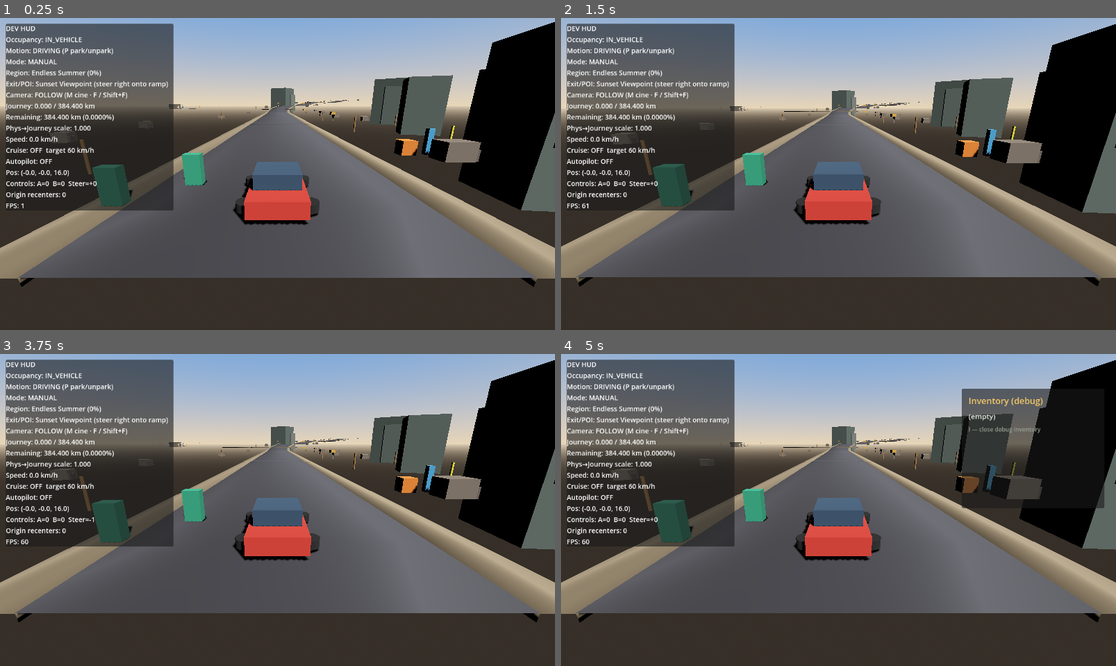
Above: before the commit, frames 1-4 (two rows, left to right).
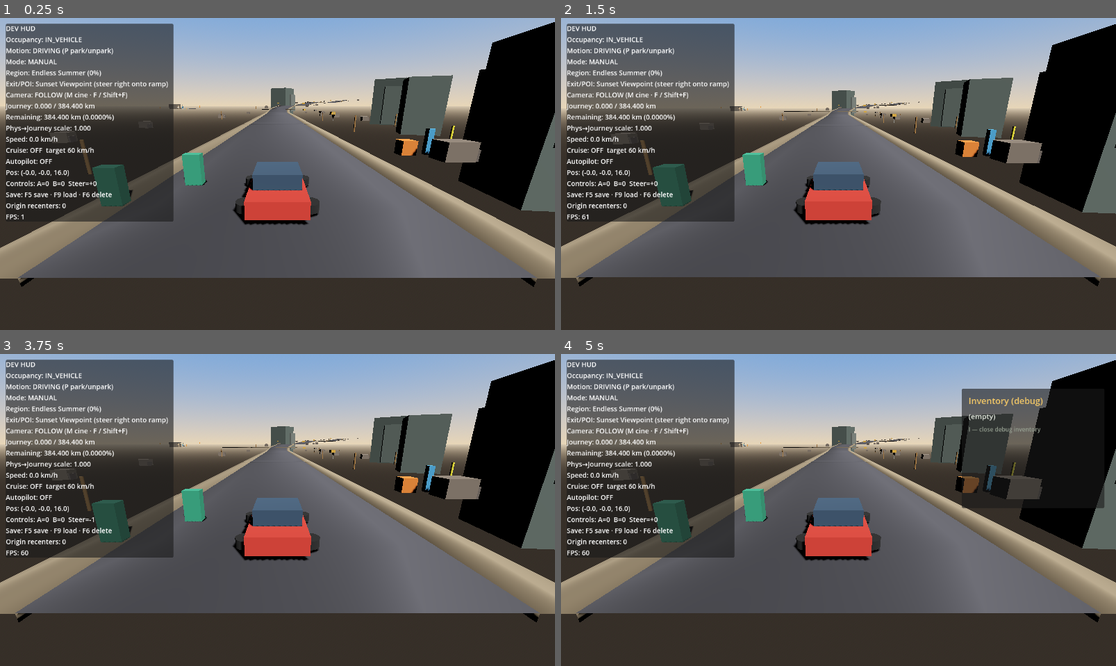
Above: after the commit, the same moments.

Repository: jacquesmoraes/moon-road
Game: Godot game, scene res://scenes/test/DrivingSandbox.tscn
The game is run twice, just before and just after one commit, with the same random seed, the same clock (stepped at 60 frames per second) and the same inputs.
Inputs (mouse positions are in pixels of both pictures, inside the frame that each line leads up to):
- Up to frame 1 (0.25 s): no input
- Up to frame 2 (1.5 s): tap Enter (ui_accept) at 0.5, 0.77, 1.25 s; move the mouse to (960, 158) at 0.52 s; hold D (player_move_right) 0.53-1.25 s; hold Space (dialogue_continue) 0.53-1.25 s; click (960, 158) at 0.67 s; drag from (727, 189) to (810, 236) at 1.27 s
- Up to frame 3 (3.75 s): tap Space (dialogue_continue) at 2, 3.5 s; move the mouse to (333, 441) at 2.02 s; hold D (player_move_right) 2.03-2.75 s; hold Shift (player_run) 2.03-2.75 s; tap Enter (ui_accept) at 2.75 s; drag from (249, 572) to (111, 463) at 2.77 s; move the mouse to (444, 556) at 3.52 s; hold A (player_move_left) from 3.53 s (still down); hold M (vehicle_camera_cinematic_toggle) from 3.53 s (still down)
- Up to frame 4 (5 s): tap Enter (ui_accept) at 3.77 s; tap I (inventory_debug_toggle) at 4.15 s; release A (player_move_left) at 4.25 s; release M (vehicle_camera_cinematic_toggle) at 4.25 s; drag from (672, 463) to (755, 432) at 4.27 s

The runs differ from the first frame. In frame 1, 1.1% of the frame differs, in the area x 1-32%, y 55-66%; in frame 2, 1.1%; in frame 3, 1.1%; in frame 4, 1.1%.

Commit message:
feat: add versioned save system
Co-authored-by: jacquesbarrosmoraes <jacquesbarrosmoraes@gmail.com>

Diff:
--- a/autoload/inventory_system.gd
+++ b/autoload/inventory_system.gd
@@ -114,6 +114,32 @@
 	inventory_cleared.emit()
 
 
+## --- SaveSystem provider API ---
+
+func get_save_data() -> Dictionary:
+	## Persist quantities only — catalog definitions stay in resources.
+	var quantities: Dictionary = {}
+	for key in _quantities.keys():
+		var qty := get_quantity(str(key))
+		if qty > 0:
+			quantities[str(key)] = qty
+	return {"quantities": quantities}
+
+
+func load_save_data(data: Dictionary) -> void:
+	clear_inventory()
+	if data == null or data.is_empty():
+		return
+	var quantities: Variant = data.get("quantities", {})
+	if typeof(quantities) != TYPE_DICTIONARY:
+		return
+	for key in quantities.keys():
+		var item_id := str(key)
+		var amount := int(quantities[key])
+		if amount > 0:
+			add_item(item_id, amount)
+
+
 func reload_catalog() -> void:
 	_by_id.clear()
 	_load_catalog()
--- a/autoload/journey_system.gd
+++ b/autoload/journey_system.gd
@@ -83,3 +83,18 @@
 func reset_journey() -> void:
 	current_distance_km = 0.0
 	distance_changed.emit(current_distance_km, total_distance_km)
+
+
+## --- SaveSystem provider API ---
+
+func get_save_data() -> Dictionary:
+	return {
+		"current_distance_km": current_distance_km,
+	}
+
+
+func load_save_data(data: Dictionary) -> void:
+	if data == null or data.is_empty():
+		return
+	if data.has("current_distance_km"):
+		set_current_distance_km(float(data.get("current_distance_km")))
--- a/autoload/poi_system.gd
+++ b/autoload/poi_system.gd
@@ -60,6 +60,29 @@
 		_discovered.clear()
 	else:
 		_discovered.erase(poi_id)
+
+
+## --- SaveSystem provider API ---
+
+func get_save_data() -> Dictionary:
+	var ids: PackedStringArray = get_discovered_ids()
+	var discovered: Array = []
+	for id in ids:
+		discovered.append(str(id))
+	return {"discovered": discovered}
+
+
+func load_save_data(data: Dictionary) -> void:
+	## Restore discovery quietly (no discovered_poi spam on load).
+	_discovered.clear()
+	if data == null or data.is_empty():
+		return
+	var discovered: Variant = data.get("discovered", [])
+	if typeof(discovered) == TYPE_ARRAY or typeof(discovered) == TYPE_PACKED_STRING_ARRAY:
+		for entry in discovered:
+			var poi_id := str(entry)
+			if not poi_id.is_empty():
+				_discovered[poi_id] = true
 
 
 func has_active_viewpoint(poi_id: String) -> bool:
--- a/autoload/quest_system.gd
+++ b/autoload/quest_system.gd
@@ -178,6 +178,55 @@
 	_states.clear()
 
 
+## --- SaveSystem provider API ---
+
+func get_save_data() -> Dictionary:
+	var states: Dictionary = {}
+	for key in _states.keys():
+		var quest_id := str(key)
+		var state_name := get_state_name(quest_id)
+		# Skip pure INACTIVE (default) to keep files small; still round-trips correctly.
+		if state_name == "INACTIVE":
+			continue
+		states[quest_id] = state_name
+	return {"states": states}
+
+
+func load_save_data(data: Dictionary) -> void:
+	reset_all()
+	if data == null or data.is_empty():
+		return
+	var states: Variant = data.get("states", {})
+	if typeof(states) != TYPE_DICTIONARY:
+		return
+	_ensure_index()
+	for key in states.keys():
+		var quest_id := str(key)
+		if not has_quest(quest_id):
+			push_warning("QuestSystem: load_save_data unknown quest_id '%s'" % quest_id)
+			continue
+		var raw: Variant = states[key]
+		var state := _parse_state_value(raw)
+		_set_state(quest_id, state)
+
+
+func _parse_state_value(raw: Variant) -> int:
+	if typeof(raw) == TYPE_STRING:
+		match str(raw).to_upper():
+			"ACTIVE":
+				return QuestDataScript.State.ACTIVE
+			"COMPLETED":
+				return QuestDataScript.State.COMPLETED
+			_:
+				return QuestDataScript.State.INACTIVE
+	var as_int := int(raw)
+	match as_int:
+		QuestDataScript.State.ACTIVE, QuestDataScript.State.COMPLETED, QuestDataScript.State.INACTIVE:
+			return as_int
+		_:
+			return QuestDataScript.State.INACTIVE
+
+
 func register_quest(data: Resource) -> void:
 	if data == null:
 		return
--- /dev/null
+++ b/autoload/save_system.gd
@@ -0,0 +1,237 @@
+extends Node
+## Central disk save/load coordinator. Does not own system internals —
+## registered providers expose get_save_data() / load_save_data(data).
+## No autosave, multi-slots, cloud, or encryption.
+
+signal save_completed(path: String)
+signal load_completed(path: String)
+signal save_failed(reason: String)
+signal load_failed(reason: String)
+
+const SAVE_VERSION: int = 1
+const SAVE_PATH := "user://savegame.json"
+const BACKUP_PATH := "user://savegame.json.bak"
+
+## system_id → Node (autoload / provider).
+var _providers: Dictionary = {}
+var _created_at: String = ""
+
+
+func _ready() -> void:
+	_register_default_providers()
+	set_process_unhandled_input(true)
+
+
+func _unhandled_input(event: InputEvent) -> void:
+	## Temporary debug: F5 save, F9 load, F6 delete.
+	if event.is_action_pressed("save_debug_save"):
+		var ok := save_game()
+		print("SaveSystem debug: save %s (%s)" % ["OK" if ok else "FAIL", SAVE_PATH])
+		get_viewport().set_input_as_handled()
+	elif event.is_action_pressed("save_debug_load"):
+		var ok := load_game()
+		print("SaveSystem debug: load %s" % ("OK" if ok else "FAIL"))
+		get_viewport().set_input_as_handled()
+	elif event.is_action_pressed("save_debug_delete"):
+		var ok := delete_save()
+		print("SaveSystem debug: delete %s" % ("OK" if ok else "FAIL"))
+		get_viewport().set_input_as_handled()
+
+
+func register_provider(system_id: String, node: Node) -> void:
+	if system_id.is_empty() or node == null:
+		return
+	_providers[system_id] = node
+
+
+func get_save_path() -> String:
+	return SAVE_PATH
+
+
+func get_backup_path() -> String:
+	return BACKUP_PATH
+
+
+func has_save() -> bool:
+	return FileAccess.file_exists(SAVE_PATH)
+
+
+func get_save_version() -> int:
+	## Reads version from disk without applying. -1 if missing/invalid.
+	if not has_save():
+		return -1
+	var parsed := _read_and_parse(SAVE_PATH)
+	if parsed.is_empty():
+		return -1
+	if not parsed.has("save_version"):
+		return -1
+	return int(parsed.get("save_version", -1))
+
+
+func save_game() -> bool:
+	_register_default_providers()
+	var now := _now_iso()
+	if _created_at.is_empty():
+		# Preserve original created_at when overwriting an existing valid save.
+		if has_save():
+			var existing := _read_and_parse(SAVE_PATH)
+			if not existing.is_empty() and existing.has("created_at"):
+				_created_at = str(existing.get("created_at"))
+		if _created_at.is_empty():
+			_created_at = now
+
+	var systems: Dictionary = {}
+	for system_id in _providers.keys():
+		var node: Node = _providers[system_id]
+		if node == null or not is_instance_valid(node):
+			continue
+		if not node.has_method("get_save_data"):
+			push_warning("SaveSystem: provider '%s' missing get_save_data()" % system_id)
+			continue
+		var payload: Variant = node.call("get_save_data")
+		if typeof(payload) != TYPE_DICTIONARY:
+			push_warning("SaveSystem: provider '%s' get_save_data() must return Dictionary" % system_id)
+			continue
+		systems[str(system_id)] = payload
+
+	var root: Dictionary = {
+		"save_version": SAVE_VERSION,
+		"created_at": _created_at,
+		"updated_at": now,
+		"systems": systems,
+	}
+
+	if has_save():
+		if not _write_backup():
+			# Backup failure is non-fatal — still attempt primary write.
+			push_warning("SaveSystem: backup before overwrite failed")
+
+	var text := JSON.stringify(root, "\t")
+	var file := FileAccess.open(SAVE_PATH, FileAccess.WRITE)
+	if file == null:
+		var reason := "write_open_failed:%s" % error_string(FileAccess.get_open_error())
+		save_failed.emit(reason)
+		push_warning("SaveSystem: %s" % reason)
+		return false
+	file.store_string(text)
+	file.close()
+	save_completed.emit(SAVE_PATH)
+	print("SaveSystem: saved → %s (v%d)" % [SAVE_PATH, SAVE_VERSION])
+	return true
+
+
+func load_game() -> bool:
+	_register_default_providers()
+	if not has_save():
+		var reason := "missing_file"
+		load_failed.emit(reason)
+		push_warning("SaveSystem: load failed (%s)" % reason)
+		return false
+
+	var parsed := _read_and_parse(SAVE_PATH)
+	if parsed.is_empty():
+		# Corrupted / invalid JSON — do NOT delete the file.
+		var reason := "invalid_or_corrupted"
+		load_failed.emit(reason)
+		push_warning("SaveSystem: load failed (%s) — file kept at %s" % [reason, SAVE_PATH])
+		return false
+
+	if not parsed.has("save_version"):
+		load_failed.emit("missing_version")
+		push_warning("SaveSystem: load failed (missing_version) — file kept")
+		return false
+
+	var version := int(parsed.get("save_version", -1))
+	if version != SAVE_VERSION:
+		# Unknown / unsupported version — refuse without deleting.
+		var reason := "unknown_version:%d" % version
+		load_failed.emit(reason)
+		push_warning("SaveSystem: load failed (%s) — file kept" % reason)
+		return false
+
+	_created_at = str(parsed.get("created_at", ""))
+	var systems: Dictionary = parsed.get("systems", {})
+	if typeof(systems) != TYPE_DICTIONARY:
+		load_failed.emit("invalid_systems_block")
+		push_warning("SaveSystem: load failed (invalid_systems_block) — file kept")
+		return false
+
+	for system_id in _providers.keys():
+		var node: Node = _providers[system_id]
+		if node == null or not is_instance_valid(node):
+			continue
+		if not node.has_method("load_save_data"):
+			push_warning("SaveSystem: provider '%s' missing load_save_data()" % system_id)
+			continue
+		var payload: Variant = systems.get(str(system_id), {})
+		if typeof(payload) != TYPE_DICTIONARY:
+			payload = {}
+		node.call("load_save_data", payload)
+
+	load_completed.emit(SAVE_PATH)
+	print("SaveSystem: loaded ← %s (v%d)" % [SAVE_PATH, version])
+	return true
+
+
+func delete_save() -> bool:
+	## Explicit debug/test delete. Never called automatically on corruption.
+	var dir := DirAccess.open("user://")
+	var removed_main := true
+	var removed_bak := true
+	if dir != null:
+		if dir.file_exists("savegame.json"):
+			removed_main = dir.remove("savegame.json") == OK
+		if dir.file_exists("savegame.json.bak"):
+			removed_bak = dir.remove("savegame.json.bak") == OK
+	else:
+		removed_main = false
+		removed_bak = false
+	_created_at = ""
+	if not has_save():
+		print("SaveSystem: save deleted")
+		return removed_main and removed_bak
+	push_warning("SaveSystem: delete_save could not remove %s" % SAVE_PATH)
+	return false
+
+
+func _register_default_providers() -> void:
+	_try_register("journey", "/root/JourneySystem")
+	_try_register("inventory", "/root/InventorySystem")
+	_try_register("quest", "/root/QuestSystem")
+	_try_register("poi", "/root/POISystem")
+
+
+func _try_register(system_id: String, path: String) -> void:
+	if _providers.has(system_id) and _providers[system_id] != null and is_instance_valid(_providers[system_id]):
+		return
+	var node := get_node_or_null(path)
+	if node != null:
+		_providers[system_id] = node
+
+
+func _write_backup() -> bool:
+	var text := FileAccess.get_file_as_string(SAVE_PATH)
+	if text.is_empty() and FileAccess.get_open_error() != OK:
+		return false
+	var bak := FileAccess.open(BACKUP_PATH, FileAccess.WRITE)
+	if bak == null:
+		return false
+	bak.store_string(text)
+	bak.close()
+	return true
+
+
+func _read_and_parse(path: String) -> Dictionary:
+	if not FileAccess.file_exists(path):
+		return {}
+	var text := FileAccess.get_file_as_string(path)
+	if text.is_empty():
+		return {}
+	var parsed: Variant = JSON.parse_string(text)
+	if typeof(parsed) != TYPE_DICTIONARY:
+		return {}
+	return parsed as Dictionary
+
+
+func _now_iso() -> String:
+	return Time.get_datetime_string_from_system(true)
--- a/project.godot
+++ b/project.godot
@@ -25,6 +25,7 @@
 InventorySystem="*res://autoload/inventory_system.gd"
 QuestSystem="*res://autoload/quest_system.gd"
 CraftingSystem="*res://autoload/crafting_system.gd"
+SaveSystem="*res://autoload/save_system.gd"
 
 [input]
 
@@ -155,6 +156,21 @@
 "events": [Object(InputEventKey,"resource_local_to_scene":false,"resource_name":"","device":-1,"window_id":0,"alt_press …(192 unchanged characters)…
 ]
 }
+save_debug_save={
+"deadzone": 0.2,
+"events": [Object(InputEventKey,"resource_local_to_scene":false,"resource_name":"","device":-1,"window_id":0,"alt_pressed":false,"shift_pressed":false,"ctrl_pressed":false,"meta_pressed":false,"pressed":false,"keycode":0,"physical_keycode":4194336,"key_label":0,"unicode":0,"location":0,"echo":false,"script":null)
+]
+}
+save_debug_load={
+"deadzone": 0.2,
+"events": [Object(InputEventKey,"resource_local_to_scene":false,"resource_name":"","device":-1,"window_id":0,"alt_pressed":false,"shift_pressed":false,"ctrl_pressed":false,"meta_pressed":false,"pressed":false,"keycode":0,"physical_keycode":4194340,"key_label":0,"unicode":0,"location":0,"echo":false,"script":null)
+]
+}
+save_debug_delete={
+"deadzone": 0.2,
+"events": [Object(InputEventKey,"resource_local_to_scene":false,"resource_name":"","device":-1,"window_id":0,"alt_pressed":false,"shift_pressed":false,"ctrl_pressed":false,"meta_pressed":false,"pressed":false,"keycode":0,"physical_keycode":4194337,"key_label":0,"unicode":0,"location":0,"echo":false,"script":null)
+]
+}
 
 [rendering]
 
--- a/scripts/test/drive_smoke.gd
+++ b/scripts/test/drive_smoke.gd
@@ -881,13 +881,16 @@
 	if not _verify_crafting_system():
 		return
 
+	if not _verify_save_system():
+		return
+
 	if not await _verify_enter_exit_vehicle():
 		return
 
 	var counts: Dictionary = _road_manager.call("get_active_kind_counts")
 	var elev_counts: Dictionary = _road_manager.call("get_active_elevation_counts")
 	print(
-		"drive_smoke: OK elapsed=%.1fs TRAVEL_MODE cruise_mean=%.2 …(301 unchanged characters)… OK dialogue=OK inventory=OK crafting=OK interior=OK pickups=OK quest=OK"
+		"drive_smoke: OK elapsed=%.1fs TRAVEL_MODE cruise_mean=%.2 …(301 unchanged characters)… OK dialogue=OK inventory=OK crafting=OK save=OK interior=OK pickups=OK quest=OK"
 		% [
 			_elapsed,
 			mean_speed,
@@ -1325,6 +1328,184 @@
 	return true
 
 
+func _verify_save_system() -> bool:
+	## SaveSystem: round-trip journey/inventory/quest/poi; corrupt JSON kept; version field present.
+	var save: Node = root.get_node_or_null("SaveSystem")
+	var journey: Node = root.get_node_or_null("JourneySystem")
+	var inv: Node = root.get_node_or_null("InventorySystem")
+	var qs: Node = root.get_node_or_null("QuestSystem")
+	var poi: Node = root.get_node_or_null("POISystem")
+	if save == null or journey == null or inv == null or qs == null or poi == null:
+		push_error("drive_smoke: SaveSystem or providers missing")
+		quit(1)
+		return false
+
+	# Decoupling: SaveSystem must not hardcode provider internals.
+	var save_script: Script = load("res://autoload/save_system.gd") as Script
+	if save_script != null:
+		var src := save_script.source_code
+		for banned in ["current_distance_km", "_quantities", "_states", "_discovered"]:
+			if src.find(banned) >= 0:
+				push_error("drive_smoke: SaveSystem must not reference provider field '%s'" % banned)
+				quit(1)
+				return false
+
+	# Clean slate.
+	if save.has_method("delete_save"):
+		save.call("delete_save")
+	journey.call("reset_journey")
+	inv.call("clear_inventory")
+	qs.call("reset_all")
+	poi.call("clear_discovery_for_tests")
+
+	if bool(save.call("has_save")):
+		push_error("drive_smoke: has_save true after delete")
+		quit(1)
+		return false
+	if int(save.call("get_save_version")) != -1:
+		push_error("drive_smoke: get_save_version should be -1 without file")
+		quit(1)
+		return false
+	if bool(save.call("load_game")):
+		push_error("drive_smoke: load_game should fail on missing file")
+		quit(1)
+		return false
+
+	# Seed persistent state.
+	journey.call("set_current_distance_km", 1234.5)
+	inv.call("add_item", "scrap_metal", 3)
+	inv.call("add_item", "copper_wire", 1)
+	if not bool(qs.call("start_quest", "power_the_viewpoint")):
+		push_error("drive_smoke: could not start quest for save test")
+		quit(1)
+		return false
+	poi.call("mark_discovered", "sunset_viewpoint", "Sunset Viewpoint")
+
+	if not bool(save.call("save_game")):
+		push_error("drive_smoke: save_game failed")
+		quit(1)
+		return false
+	if not bool(save.call("has_save")):
+		push_error("drive_smoke: has_save false after save")
+		quit(1)
+		return false
+	if int(save.call("get_save_version")) != 1:
+		push_error("drive_smoke: get_save_version expected 1")
+		quit(1)
+		return false
+
+	# Inspect JSON structure for save_version / timestamps.
+	var path := str(save.call("get_save_path"))
+	var text := FileAccess.get_file_as_string(path)
+	var parsed: Variant = JSON.parse_string(text)
+	if typeof(parsed) != TYPE_DICTIONARY:
+		push_error("drive_smoke: save JSON did not parse")
+		quit(1)
+		return false
+	var root_dict: Dictionary = parsed
+	if int(root_dict.get("save_version", -1)) != 1:
+		push_error("drive_smoke: save_version missing/wrong in file")
+		quit(1)
+		return false
+	if str(root_dict.get("created_at", "")).is_empty() or str(root_dict.get("updated_at", "")).is_empty():
+		push_error("drive_smoke: created_at/updated_at missing")
+		quit(1)
+		return false
+	if typeof(root_dict.get("systems", null)) != TYPE_DICTIONARY:
+		push_error("drive_smoke: systems block missing")
+		quit(1)
+		return false
+
+	# Wipe runtime state then reload.
+	journey.call("reset_journey")
+	inv.call("clear_inventory")
+	qs.call("reset_all")
+	poi.call("clear_discovery_for_tests")
+	if float(journey.call("get_current_distance_km")) != 0.0:
+		push_error("drive_smoke: journey not cleared before load")
+		quit(1)
+		return false
+
+	if not bool(save.call("load_game")):
+		push_error("drive_smoke: load_game failed on valid save")
+		quit(1)
+		return false
+	if not is_equal_approx(float(journey.call("get_current_distance_km")), 1234.5):
+		push_error("drive_smoke: journey not restored (got %.3f)" % float(journey.call("get_current_distance_km")))
+		quit(1)
+		return false
+	if int(inv.call("get_quantity", "scrap_metal")) != 3 or int(inv.call("get_quantity", "copper_wire")) != 1:
+		push_error("drive_smoke: inventory not restored")
+		quit(1)
+		return false
+	if str(qs.call("get_state_name", "power_the_viewpoint")) != "ACTIVE":
+		push_error("drive_smoke: quest state not restored")
+		quit(1)
+		return false
+	if not bool(poi.call("is_discovered", "sunset_viewpoint")):
+		push_error("drive_smoke: POI discovery not restored")
+		quit(1)
+		return false
+
+	# Second save should create backup and preserve created_at.
+	var created_before := str(root_dict.get("created_at"))
+	if not bool(save.call("save_game")):
+		push_error("drive_smoke: second save_game failed")
+		quit(1)
+		return false
+	var bak_path := str(save.call("get_backup_path"))
+	if not FileAccess.file_exists(bak_path):
+		push_error("drive_smoke: backup not written before overwrite")
+		quit(1)
+		return false
+	var text2 := FileAccess.get_file_as_string(path)
+	var parsed2: Variant = JSON.parse_string(text2)
+	if typeof(parsed2) == TYPE_DICTIONARY:
+		if str(parsed2.get("created_at", "")) != created_before:
+			push_error("drive_smoke: created_at should survive overwrite")
+			quit(1)
+			return false
+
+	# Corrupted JSON must not crash and must not delete the file.
+	var corrupt := FileAccess.open(path, FileAccess.WRITE)
+	if corrupt == null:
+		push_error("drive_smoke: could not overwrite save for corrupt test")
+		quit(1)
+		return false
+	corrupt.store_string("{not valid json!!!")
+	corrupt.close()
+	if bool(save.call("load_game")):
+		push_error("drive_smoke: load_game should fail on corrupt JSON")
+		quit(1)
+		return false
+	if not FileAccess.file_exists(path):
+		push_error("drive_smoke: corrupt save was deleted (must keep)")
+		quit(1)
+		return false
+
+	# Unknown version refused, file kept.
+	var bad_ver := FileAccess.open(path, FileAccess.WRITE)
+	bad_ver.store_string(JSON.stringify({"save_version": 999, "created_at": "x", "updated_at": "y", "systems": {}}))
+	bad_ver.close()
+	if bool(save.call("load_game")):
+		push_error("drive_smoke: load_game should refuse unknown version")
+		quit(1)
+		return false
+	if not FileAccess.file_exists(path):
+		push_error("drive_smoke: unknown-version save was deleted")
+		quit(1)
+		return false
+
+	# Cleanup for later tests.
+	save.call("delete_save")
+	journey.call("reset_journey")
+	inv.call("clear_inventory")
+	qs.call("reset_all")
+	poi.call("clear_discovery_for_tests")
+	print("drive_smoke: save OK (round-trip + corrupt kept + version gate)")
+	return true
+
+
 func _verify_enter_exit_vehicle() -> bool:
 	## Park → exit on foot → vehicle stays → camera follows character → enter → control back.
 	var occupancy: Node = root.find_child("PlayerOccupancyController", true, false)
--- a/scripts/ui/driving_debug_hud.gd
+++ b/scripts/ui/driving_debug_hud.gd
@@ -160,6 +160,7 @@
 		"Autopilot: %s" % _format_autopilot_state(),
 		"Pos: (%.1f, %.1f, %.1f)" % [pos.x, pos.y, pos.z],
 		"Controls: A=%.0f  B=%.0f  Steer=%+.0f" % [accel, brake, steer],
+		"Save: F5 save · F9 load · F6 delete",
 	]
 
 	var recenter := get_tree().current_scene.find_child("WorldOriginRecenter", true, false)
Not shown, added: autoload/save_system.gd.uid
